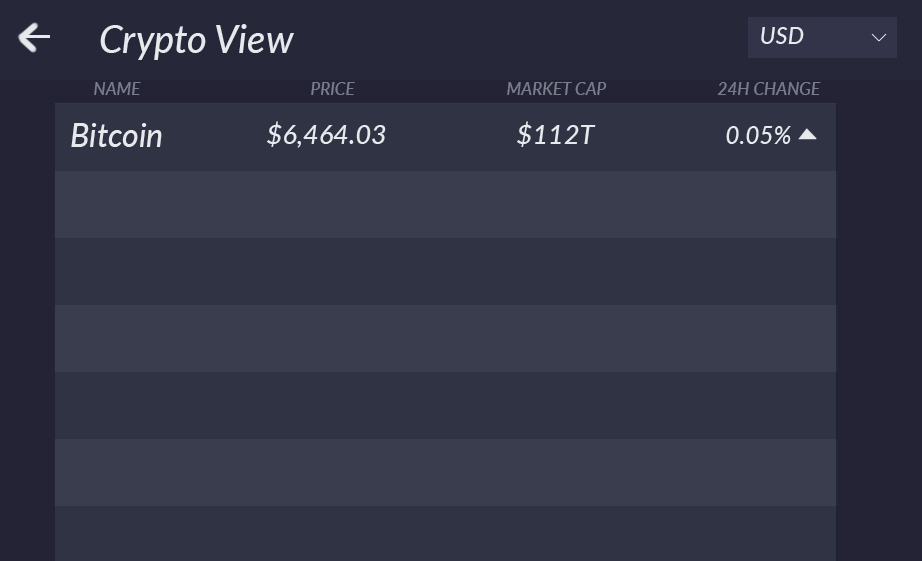
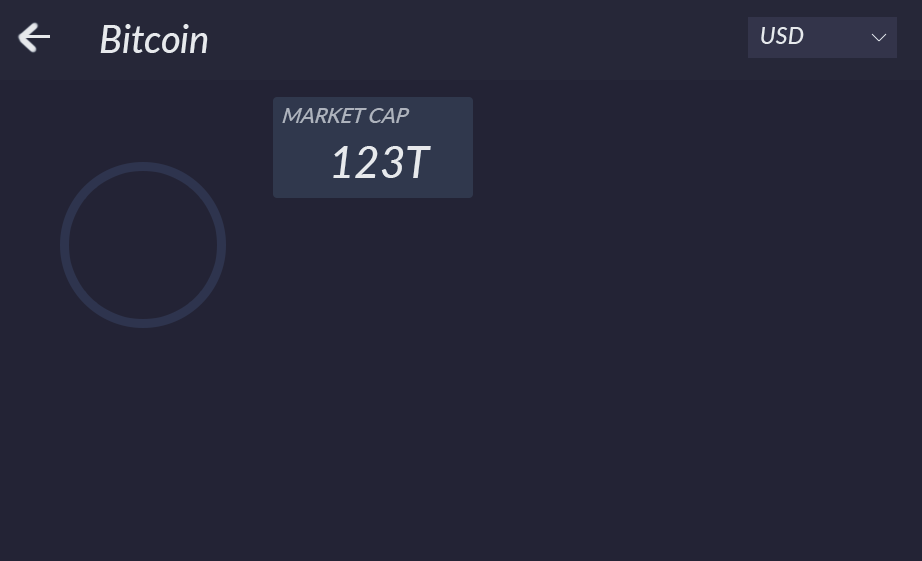
Layers edited between the first and the second 922px x 561px image:
added group "Profile" with 26 layers above "Dashboard" over [54, 24, 838, 561]
added layer "123T" in group "Profile" over [333, 146, 431, 178]
added layer "MARKET CAP" (1st of 3, in "Profile") (64%) in group "Profile" over [282, 108, 410, 123]
added layer "Layer 8" in group "Profile" over [273, 97, 473, 198]
added layer "Layer 7" in group "Profile" over [60, 162, 226, 328]
added group "App Header" (1st of 2, in "Profile") with 7 layers in group "Profile" over [100, 24, 294, 60]
added layer "Bitcoin" (1st of 3, in "Profile" › "App Header") in group "App Header" over [100, 24, 208, 53]
added layer "Header Fill" (1st of 2, in "Profile" › "App Header") (18%) in group "App Header" over [100, 24, 294, 60]
moved "App Header" (2nd of 2, in "Dashboard") into group "Dashboard" over [100, 24, 294, 60]
moved "Table" (2nd of 2, in "Dashboard") into group "Dashboard" over [54, 82, 838, 561]
